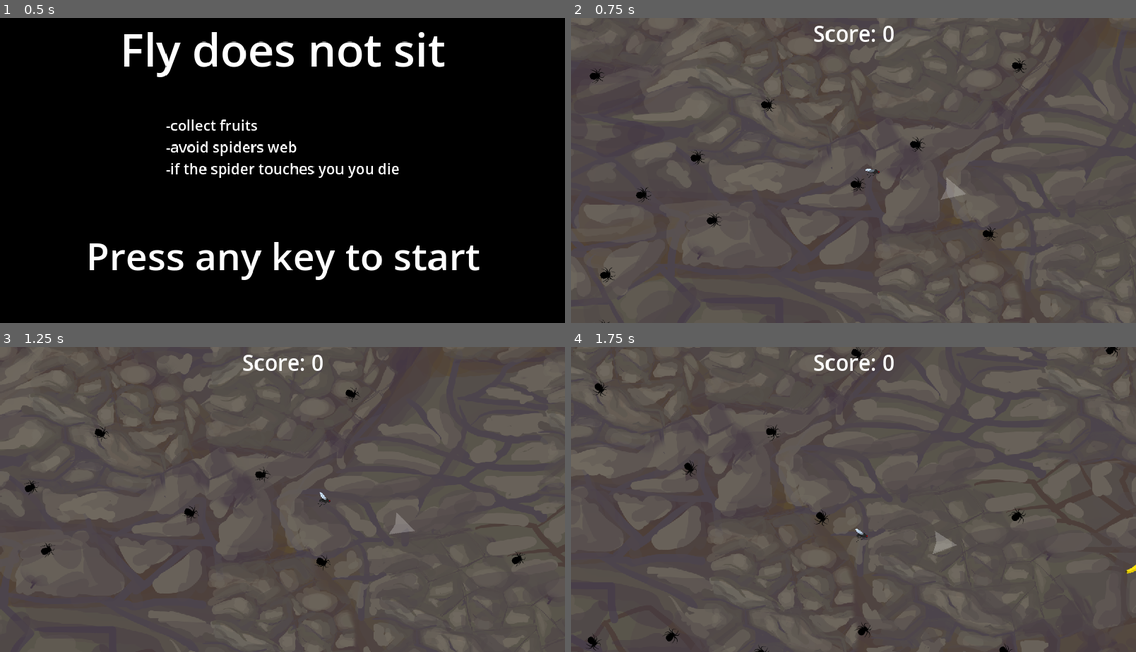
Above: before the commit, frames 1-4 (two rows, left to right).
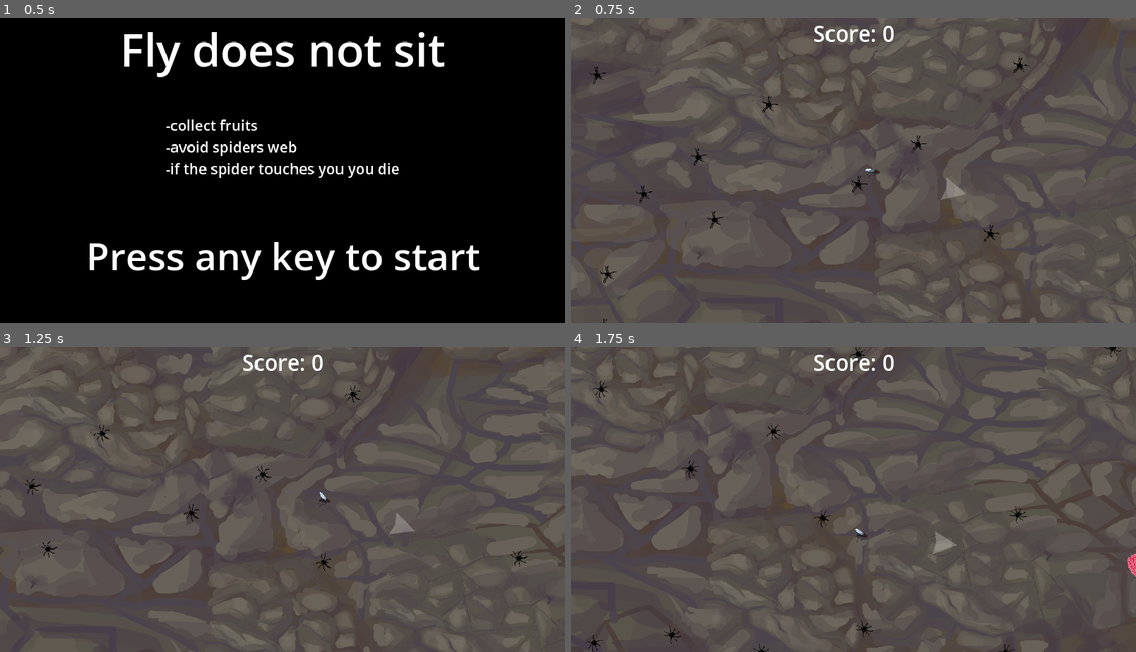
Above: after the commit, the same moments.

Repository: mofcpl/fly-escape
Game: Godot game, scene res://scenes/start.tscn
Same seed, same stepped clock (60 frames per second), same inputs: the game is played once before the commit and once after it.
Inputs:
- Up to frame 1 (0.5 s): no input
- Up to frame 2 (0.75 s): tap Enter at 0.5 s; hold Right (fly_right) from 0.53 s (still down)
- Up to frame 3 (1.25 s): keep holding Right (fly_right)
- Up to frame 4 (1.75 s): release Right (fly_right) at 1.28 s; hold Down (fly_down) from 1.28 s (still down)

Frame 1 is identical in both runs. In frame 2, 0.5% of the frame differs, in the area x 3-82%, y 12-100%; in frame 3, 0.4%; in frame 4, 0.6%, in the area x 2-100%, y 0-100%.

Commit message:
swap spider animation, add random fruits

Diff:
--- a/scenes/fly2.gd
+++ b/scenes/fly2.gd
@@ -73,9 +73,9 @@
 func _process(_delta):
 	updateArrowDirection()
 	if flying:
-		audio_stream_player.volume_db = -5
+		audio_stream_player.volume_db = -10
 	else:
-		audio_stream_player.volume_db = -15
+		audio_stream_player.volume_db = -20
 
 func updateArrowDirection():
 	arrow.rotation = (fruitPosition - position).normalized().angle()
--- a/scenes/fruit.gd
+++ b/scenes/fruit.gd
@@ -2,7 +2,18 @@
 
 class_name Fruit
 
+const BANAN = preload("res://assets/graphics/banan.png")
+const MALINA = preload("res://assets/graphics/malina.png")
+const POMARANCZA = preload("res://assets/graphics/pomarancza.png")
+
+@onready var sprite_2d: Sprite2D = $Sprite2D
+
+var fruits := [BANAN, MALINA, POMARANCZA]
+
 signal harvested(fruit_instance: Fruit)
+
+func _ready():
+	sprite_2d.texture = fruits[randi() % 3]
 
 func _on_body_entered(body: Node2D) -> void:
 	harvested.emit(self)
--- a/scenes/fruit.tscn
+++ b/scenes/fruit.tscn
@@ -1,20 +1,19 @@
 [gd_scene load_steps=4 format=3 uid="uid://bfen15bwkox0y"]
 
 [ext_resource type="Script" path="res://scenes/fruit.gd" id="1_4i2uv"]
-[ext_resource type="Texture2D" uid="uid://c0eepr8c5ax1y" path="res://assets/graphics/banan.png" id="1_qsenc"]
+
+[sub_resource type="ImageTexture" id="ImageTexture_clnkf"]
 
 [sub_resource type="RectangleShape2D" id="RectangleShape2D_8ceqw"]
-size = Vector2(44, 50)
+size = Vector2(50, 50)
 
 [node name="Fruit" type="Area2D"]
 script = ExtResource("1_4i2uv")
 
 [node name="Sprite2D" type="Sprite2D" parent="."]
-position = Vector2(-6, -7)
-texture = ExtResource("1_qsenc")
+texture = SubResource("ImageTexture_clnkf")
 
 [node name="CollisionShape2D" type="CollisionShape2D" parent="."]
-position = Vector2(-6, -7)
 shape = SubResource("RectangleShape2D_8ceqw")
 
 [connection signal="body_entered" from="." to="." method="_on_body_entered"]
--- a/scenes/spider2.tscn
+++ b/scenes/spider2.tscn
@@ -1,44 +1,60 @@
-[gd_scene load_steps=8 format=3 uid="uid://cqglu6u67y6qr"]
+[gd_scene load_steps=12 format=3 uid="uid://cqglu6u67y6qr"]
 
 [ext_resource type="Script" path="res://scenes/Spider2.gd" id="1_6ngqr"]
-[ext_resource type="Texture2D" uid="uid://dfa2bfa25n5cg" path="res://assets/graphics/spider/spider0000.png" id="2_ksbdf"]
-[ext_resource type="Texture2D" uid="uid://d1vrf45fm6xhc" path="res://assets/graphics/spider/spider0001.png" id="3_jfbip"]
-[ext_resource type="Texture2D" uid="uid://sksxk4n3yyjy" path="res://assets/graphics/spider/spider0002.png" id="4_3mdh8"]
-[ext_resource type="Texture2D" uid="uid://dvr04fv1g0e2i" path="res://assets/graphics/spider/spider0003.png" id="5_t2yyl"]
+[ext_resource type="Texture2D" uid="uid://bml5s3xeuskt8" path="res://assets/graphics/spider2/spider0000.png" id="2_xtm6f"]
+[ext_resource type="Texture2D" uid="uid://btbhlvlm1i13t" path="res://assets/graphics/spider2/spider0001.png" id="3_jwepq"]
+[ext_resource type="Texture2D" uid="uid://6j03u7df35nw" path="res://assets/graphics/spider2/spider0002.png" id="4_f65d2"]
+[ext_resource type="Texture2D" uid="uid://by3cx6sxpgi4w" path="res://assets/graphics/spider2/spider0003.png" id="5_lvk58"]
+[ext_resource type="Texture2D" uid="uid://c3d5vl7spwsqn" path="res://assets/graphics/spider2/spider0004.png" id="6_3yvqf"]
+[ext_resource type="Texture2D" uid="uid://ctcb265sd8x3v" path="res://assets/graphics/spider2/spider0005.png" id="7_jkgkh"]
+[ext_resource type="Texture2D" uid="uid://neqxom8ru5kh" path="res://assets/graphics/spider2/spider0006.png" id="8_a70ar"]
+[ext_resource type="Texture2D" uid="uid://cqumgwsahbbft" path="res://assets/graphics/spider2/spider0007.png" id="9_jm2ki"]
 
 [sub_resource type="SpriteFrames" id="SpriteFrames_01k5m"]
 animations = [{
 "frames": [{
 "duration": 1.0,
-"texture": ExtResource("2_ksbdf")
+"texture": ExtResource("2_xtm6f")
 }, {
 "duration": 1.0,
-"texture": ExtResource("3_jfbip")
+"texture": ExtResource("3_jwepq")
 }, {
 "duration": 1.0,
-"texture": ExtResource("4_3mdh8")
+"texture": ExtResource("4_f65d2")
 }, {
 "duration": 1.0,
-"texture": ExtResource("5_t2yyl")
+"texture": ExtResource("5_lvk58")
+}, {
+"duration": 1.0,
+"texture": ExtResource("6_3yvqf")
+}, {
+"duration": 1.0,
+"texture": ExtResource("7_jkgkh")
+}, {
+"duration": 1.0,
+"texture": ExtResource("8_a70ar")
+}, {
+"duration": 1.0,
+"texture": ExtResource("9_jm2ki")
 }],
 "loop": true,
 "name": &"default",
-"speed": 5.0
+"speed": 10.0
 }]
 
 [sub_resource type="RectangleShape2D" id="RectangleShape2D_oaawd"]
-size = Vector2(23.5625, 12.5)
+size = Vector2(27, 34)
 
 [node name="Spider2" type="Area2D"]
 script = ExtResource("1_6ngqr")
 
 [node name="AnimatedSprite2D" type="AnimatedSprite2D" parent="."]
 z_index = 5
-position = Vector2(-2, 2)
 rotation = -1.5708
 sprite_frames = SubResource("SpriteFrames_01k5m")
-frame_progress = 0.559642
+autoplay = "default"
+frame_progress = 0.691129
 
 [node name="CollisionShape2D" type="CollisionShape2D" parent="."]
-position = Vector2(-5, 1)
+position = Vector2(-0.5, 0)
 shape = SubResource("RectangleShape2D_oaawd")
--- a/scenes/world.tscn
+++ b/scenes/world.tscn
@@ -66,3 +66,5 @@
 [node name="AudioStreamPlayer" type="AudioStreamPlayer" parent="."]
 stream = ExtResource("5_7vgcn")
 volume_db = 5.0
+
+[connection signal="caught_in_net" from="Fly2" to="." method="_on_fly_2_caught_in_net"]
Binary file changed: assets/graphics/banan.png
Binary file added: assets/graphics/malina.png
Not shown, changed: assets/graphics/malina.png.import
Binary file added: assets/graphics/pomarancza.png
Not shown, changed: assets/graphics/pomarancza.png.import
Binary file removed: assets/graphics/spider/spider0000.png
Binary file removed: assets/graphics/spider/spider0001.png
Binary file removed: assets/graphics/spider/spider0002.png
Binary file removed: assets/graphics/spider/spider0003.png
Binary file added: assets/graphics/spider2/spider0000.png
Not shown, added: assets/graphics/spider2/spider0000.png.import
Binary file added: assets/graphics/spider2/spider0001.png
(and 14 more such lines)
